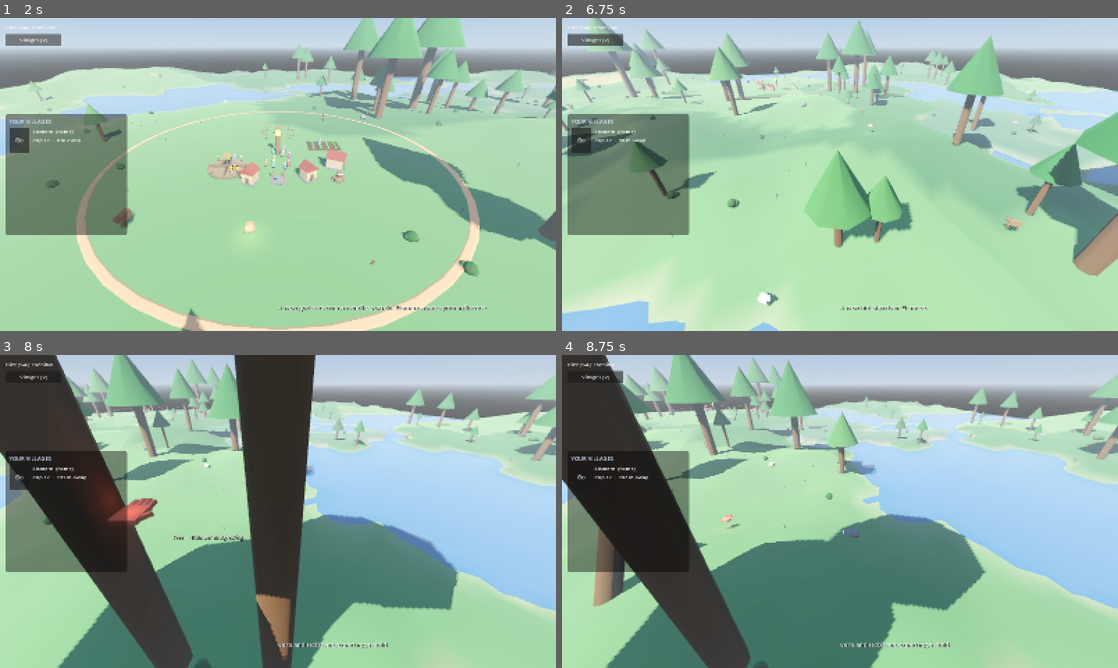
Above: before the commit, frames 1-4 (two rows, left to right).
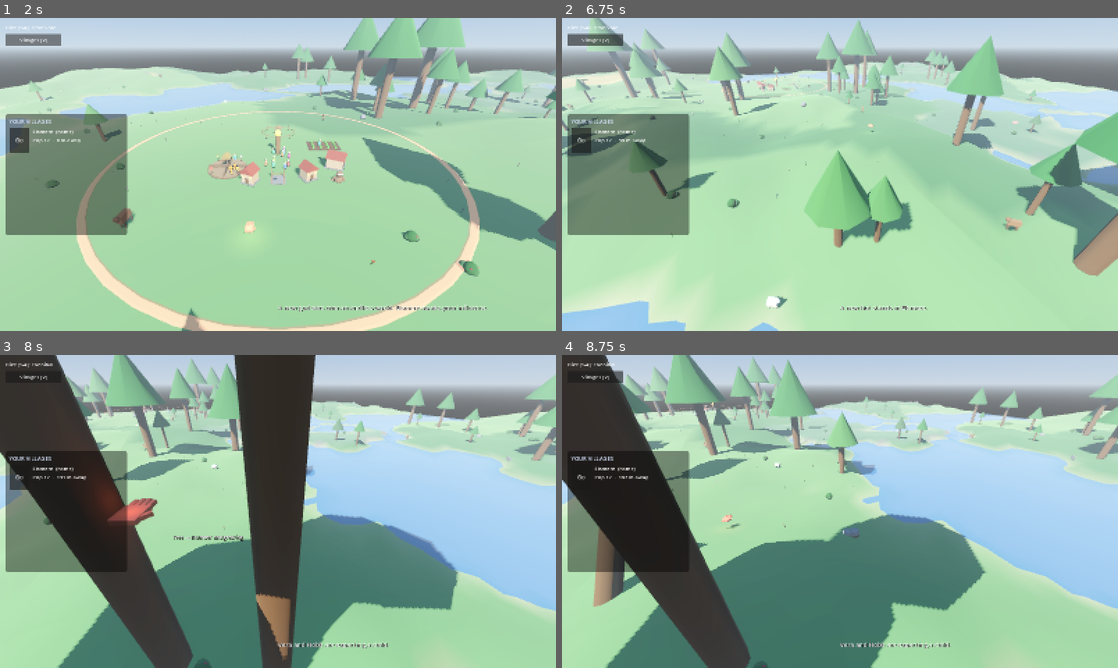
Above: after the commit, the same moments.

Repository: tjloman/tjloman
Game: Godot game, scene res://scenes/main.tscn
Same seed, same stepped clock (60 frames per second), same inputs: the game is played once before the commit and once after it.
Inputs (mouse positions are in pixels of both pictures, inside the frame that each line leads up to):
- Up to frame 1 (2 s): tap Enter at 0.5 s; move the mouse to (250, 237) at 0.52 s; hold Up 0.53-1.25 s; hold S (cam_back) 0.53-1.25 s; click (250, 237) at 0.67 s; click "Villages [V]" at 1.25 s
- Up to frame 2 (6.75 s): click "Go" at 2 s; click "Go" at 2.75 s; drag from (1006, 221) to (812, 237) at 3.52 s; move the mouse to (673, 127) at 4.27 s; hold Left 4.28-5 s; hold A (cam_left) 4.28-5 s; drag from (867, 174) to (673, 127) at 5.02 s; move the mouse to (756, 96) at 5.77 s; hold Down 5.78-6.5 s; hold Q (cam_rotate_left) 5.78-6.5 s; drag from (962, 158) to (756, 96) at 6.52 s
- Up to frame 3 (8 s): move the mouse to (166, 527) at 7.27 s; hold Up from 7.28 s (still down); hold 4 (diet_cannibal) from 7.28 s (still down); click (166, 527) at 7.42 s
- Up to frame 4 (8.75 s): release Up at 8 s; release 4 (diet_cannibal) at 8 s; drag from (895, 442) to (728, 527) at 8.02 s

Frame 1 is identical in both runs. In frame 2, 0.2% of the frame differs, in the area x 35-82%, y 18-93%; in frame 3, less than 0.1%; in frame 4, less than 0.1%.

Commit message:
Fix water being uncastable, and distant villagers walking at a tenth speed
WATER. Dropping rotation invariance was right — a vertical and a
horizontal line must stay different runes — but its price is that every
bearing needs a template of its own, and I only supplied waves and
zigzags lying down. So an S written the way people actually write the
letter S, tall or on the slant, matched the diagonal template: fire.
Water was not merely unreliable, it was unreachable, and the HUD's own
"S or ~" invited exactly the stroke that failed. Vertical zigzags landed
on vline for the same reason.

Each shape now carries every orientation it can plausibly be drawn in.
All four ways of drawing an S — flat, upright, letter-form and slanted —
read as water, and dline is untouched: the stress sweeps are unchanged at
100% through heavy tremor, ten-sample flicks and 0.35x-2.5x sizes. The
smoke test now draws each shape upright, lying down and slanted, so an
orientation gap cannot come back quietly.

THE DWINDLING VILLAGERS were a simulation-LOD bug, and a bad one.
Villagers and animals off-camera run every few frames with the skipped
time folded into delta — but move_and_slide() integrates over the
ENGINE's frame, not the delta we hand it. So a body on stride 4 walked at
25% speed and one on stride 10 at 10%, while hunger ran at 100%. A 36m
round trip to the granary took 103 seconds instead of 10. They had not
stopped harvesting; they were crawling, and starving on the way. Anything
the player was not standing near was quietly dying of it.

The stride is now folded into velocity as well as into time. One
compensated step covers at most 0.58m even at stride 10, so there is no
tunnelling risk.

Co-Authored-By: Claude Opus 4.8 <noreply@anthropic.com>
Claude-Session: https://claude.ai/code/session_01NqBKfyc5c6bViy6kUi2S7P

Diff:
--- a/scripts/animals/animal.gd
+++ b/scripts/animals/animal.gd
@@ -77,6 +77,8 @@
 var _bush: ForageBush = null
 var _action_time := 2.0
 var _sim_skip := 0
+## Ground one throttled step must cover to match real time (see Villager).
+var _sim_scale := 1.0
 var _state_time := 0.0
 var _prev_state := State.IDLE
 var _think_time := 0.0
@@ -162,11 +164,15 @@
 	# skipped time folded into delta. (Held/falling always simulate full-rate.)
 	if state != State.HELD and state != State.FALLING:
 		var stride := Util.sim_stride(global_position)
+		_sim_scale = 1.0
 		if stride > 1:
 			_sim_skip += 1
 			if _sim_skip < stride:
 				return
 			delta *= _sim_skip
+			# See Villager: move_and_slide() runs on the engine's frame, so a
+			# throttled beast crawls unless the stride is folded into velocity.
+			_sim_scale = float(_sim_skip)
 			_sim_skip = 0
 
 	if _animator != null:
@@ -492,8 +498,8 @@
 		if dir == Vector3.ZERO:
 			_apply_gravity_only(delta)
 			return false
-	velocity.x = dir.x * speed
-	velocity.z = dir.z * speed
+	velocity.x = dir.x * speed * _sim_scale
+	velocity.z = dir.z * speed * _sim_scale
 	velocity.y -= GRAVITY * delta
 	move_and_slide()
 	_stick_to_ground()
--- a/scripts/main.gd
+++ b/scripts/main.gd
@@ -666,6 +666,46 @@
 				missed.append("%s->%s" % [want, got])
 	print("SMOKE TEST: gestures under hand tremor — %d/%d read correctly %s" % [
 		hits, tries, str(missed)])
+	# EVERY BEARING. Without rotation invariance each orientation must be a
+	# template of its own, and the ones that were missing were not academic: an
+	# S written the way people write the letter S read as a diagonal slash,
+	# which is fire, so WATER could not be cast at all.
+	var bearings := {
+		"wave": [
+			func(t: float) -> Vector2: return Vector2(120 + t * 300, 300 + sin(t * TAU) * 90),
+			func(t: float) -> Vector2: return Vector2(400 + sin(t * TAU) * 90, 120 + t * 300),
+			func(t: float) -> Vector2:
+				return Vector2(200 + t * 220 + sin(t * TAU) * 70, 160 + t * 220 - sin(t * TAU) * 40),
+		],
+		"zigzag": [
+			func(t: float) -> Vector2:
+				var teeth := t * 5.0
+				var up := 1.0 if int(teeth) % 2 == 1 else -1.0
+				return Vector2(120 + t * 300, 300 - up * absf(fmod(teeth, 1.0) * 2.0 - 1.0) * 80.0),
+			func(t: float) -> Vector2:
+				var teeth := t * 5.0
+				var up := 1.0 if int(teeth) % 2 == 1 else -1.0
+				return Vector2(400 - up * absf(fmod(teeth, 1.0) * 2.0 - 1.0) * 80.0, 120 + t * 300),
+		],
+	}
+	var bear_ok := 0
+	var bear_all := 0
+	var bear_miss := []
+	for want: String in bearings:
+		for shape: Callable in bearings[want]:
+			for seed_j in 4:
+				var read := GestureRecognizer.classify(_wobbly_stroke(shape, seed_j))
+				bear_all += 1
+				if read == want:
+					bear_ok += 1
+				else:
+					bear_miss.append("%s->%s" % [want, read])
+	print("SMOKE TEST: every bearing — %d/%d (upright, lying down, on the slant) %s" % [
+		bear_ok, bear_all, str(bear_miss)])
+	print("SMOKE TEST: water is castable — an upright S reads as rune '%s'" % [
+		Spellbook.rune_for(GestureRecognizer.classify(_wobbly_stroke(
+			func(t: float) -> Vector2: return Vector2(400 + sin(t * TAU) * 90, 120 + t * 300), 0)))])
+
 	# And a scribble must still mean nothing at all.
 	var mess := PackedVector2Array()
 	var rng := RandomNumberGenerator.new()
--- a/scripts/player/gesture_recognizer.gd
+++ b/scripts/player/gesture_recognizer.gd
@@ -128,13 +128,34 @@
 			_add("rev_spiral", func(t: float) -> Vector2:
 				var a := -TAU * (t * turns + start)
 				return Vector2(cos(a), sin(a)) * (18.0 + t * 112.0))
-	_add("wave", func(t: float) -> Vector2: return Vector2(t * 200.0, sin(t * TAU) * 70.0))
-	_add("wave", func(t: float) -> Vector2: return Vector2(t * 200.0, -sin(t * TAU) * 70.0))
+	# WAVES AND ZIGZAGS IN EVERY BEARING. Without rotation invariance each
+	# orientation has to be offered outright, and having only the lying-down
+	# ones meant an S written the way people actually write the letter S — tall,
+	# or on the slant — read as a diagonal slash. Which is FIRE. Which is why
+	# water could not be cast at all.
 	for flip: float in [1.0, -1.0]:
+		_add("wave", func(t: float) -> Vector2:
+			return Vector2(t * 200.0, flip * sin(t * TAU) * 70.0))
+		_add("wave", func(t: float) -> Vector2:
+			return Vector2(flip * sin(t * TAU) * 70.0, t * 200.0))
+		_add("wave", func(t: float) -> Vector2:
+			return Vector2(t * 200.0, flip * sin(t * TAU) * 80.0))
+		_add("wave", func(t: float) -> Vector2:
+			return Vector2(flip * sin(t * TAU) * 80.0, t * 200.0))
 		_add("zigzag", func(t: float) -> Vector2:
 			var teeth := t * 5.0
 			var up := 1.0 if int(teeth) % 2 == 1 else -1.0
 			return Vector2(t * 200.0, flip * up * absf(fmod(teeth, 1.0) * 2.0 - 1.0) * 60.0))
+		_add("zigzag", func(t: float) -> Vector2:
+			var teeth := t * 5.0
+			var up := 1.0 if int(teeth) % 2 == 1 else -1.0
+			return Vector2(flip * up * absf(fmod(teeth, 1.0) * 2.0 - 1.0) * 60.0, t * 200.0))
+	# And on the slant, which is how a hurried S usually comes out.
+	for slant: float in [PI / 4.0, -PI / 4.0]:
+		for flip: float in [1.0, -1.0]:
+			_add("wave", func(t: float) -> Vector2:
+				var p := Vector2(t * 200.0 - 100.0, flip * sin(t * TAU) * 70.0)
+				return p.rotated(slant))
 	# A caret is a peak, pointing any of four ways.
 	_add("caret", func(t: float) -> Vector2:
 		return Vector2(t * 200.0, -140.0 * (1.0 - absf(2.0 * t - 1.0))))
--- a/scripts/villager/villager.gd
+++ b/scripts/villager/villager.gd
@@ -115,6 +115,9 @@
 var _wd_pos := Vector3.ZERO       # last spot we made real headway from
 var _wd_still := 0.0             # seconds of a travel state spent going nowhere
 var _sim_skip := 0               # physics frames skipped while far from the camera
+## How much ground one throttled step must cover to match real time. See the
+## note in _physics_process — this is what keeps distant villages fed.
+var _sim_scale := 1.0
 var _target_bush: ForageBush = null
 var _target_farm: Farm = null
 var _carrying_feed := false
@@ -191,11 +194,19 @@
 	# hand stays responsive wherever it reaches.
 	if state != State.HELD and state != State.FALLING:
 		var stride := Util.sim_stride(global_position)
+		_sim_scale = 1.0
 		if stride > 1:
 			_sim_skip += 1
 			if _sim_skip < stride:
 				return
 			delta *= _sim_skip
+			# MOVEMENT MUST BE PAID FOR TOO. move_and_slide() integrates over
+			# the ENGINE's frame, not the delta we were handed — so running on
+			# a slower clock silently moved them at a tenth speed while hunger
+			# ticked at full rate. Villages the player wasn't near starved on
+			# the way to the granary. The stride is folded into velocity so
+			# they cover the same ground either way.
+			_sim_scale = float(_sim_skip)
 			_sim_skip = 0
 	# Dying suspends the whole normal life — they lie there, out of the fight,
 	# until healed/lifted back or the window closes.
@@ -1551,8 +1562,8 @@
 	if dir == Vector3.ZERO:
 		_apply_gravity_only(delta)
 		return false
-	velocity.x = dir.x * speed
-	velocity.z = dir.z * speed
+	velocity.x = dir.x * speed * _sim_scale
+	velocity.z = dir.z * speed * _sim_scale
 	velocity.y -= GRAVITY * delta
 	move_and_slide()
 	# Bodies are modeled facing +Z, and look_at aims -Z — so look away
Not shown, changed: README.md
